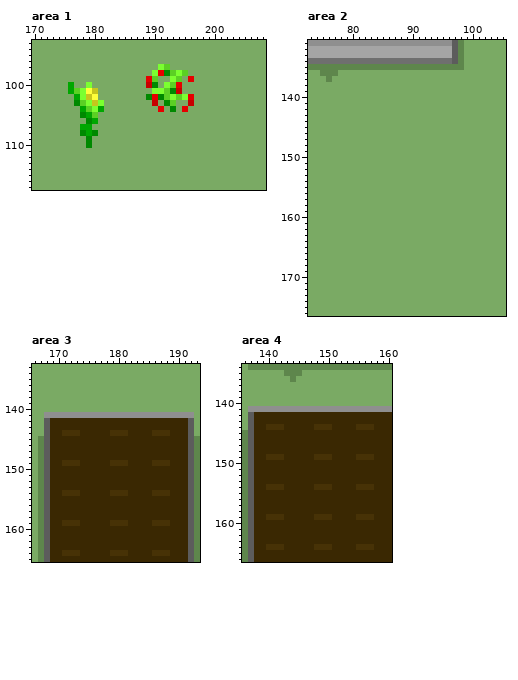
Edited in one commit: pixel-art file (Art Assets/Aseprite Files/experiment-3.aseprite). Above is the file before it was changed.
220x178 pixels, 1 frame. Colours within 5 levels of each other are drawn and written as one. Shown: area 1: x 170..208, y 93..117; area 2: x 73..105, y 131..176; area 3: x 166..193, y 133..165; area 4: x 136..160, y 134..166. The commit also changed other parts of the picture, which this record leaves out.
The same view after the edit:
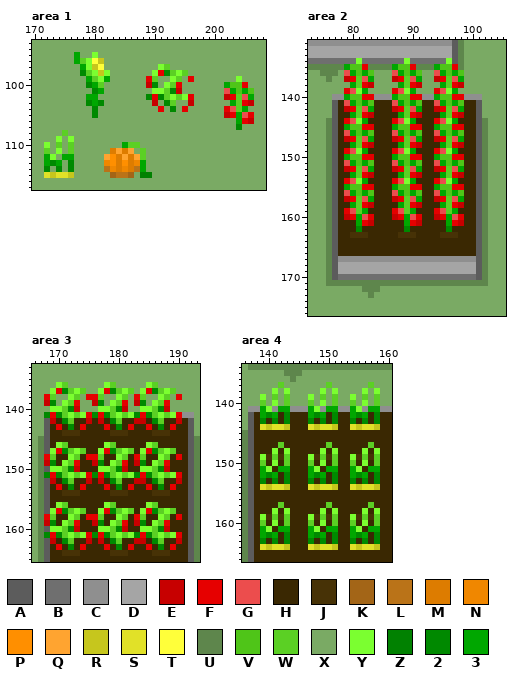
Palette (. is transparent): A #5c5c5c  B #6f6f6f  C #8f8f8f  D #a5a5a5  E #c70000  F #e60000  G #ec4d4d  H #3a2802  J #473206  K #a36517  L #ba7318  M #dd7c00  N #f08700  P #ff8f00  Q #ffa430  R #c6c61d  S #e1e128  T #ffff3a  U #5e864c  V #4fc518  W #5bd024  X #7aaa64  Y #7bff30  Z #018101  2 #008900  3 #00a700
Diff:
Changed rows in their new state; - is an unchanged pixel.
Area 1, layer "Front":
first column x 172:
 95 -----3--Y--------------------------
 96 -----3WYTR-------------------------
 97 ------3YRT-------------------------
 98 ------2WYRY------------------------
 99 -------3WY3---------------------Y--
100 ----X--23W--------------------3VVF-
101 ----XXXX23--------------------G3V3V
102 -----XX33---------------------EFWG3
103 -----XX232---------------------3WFE
104 ------XX2X--------------------FGW3-
105 ------XX2---------------------EF3GF
106 -------XX-----------------------3FE
107 ------XX------------------------2--
108 ---W--XXX--------------------------
109 --Y-Y--X---------------------------
110 Y-W-W--X-----3WW-------------------
111 W-Y-W------MQMQ-W------------------
112 3Y-33-----QPMQMQW------------------
113 323-2-----NPMPMN3------------------
114 2-2-2-----LNMNML3------------------
115 SRSSR------KLLK-ZZ-----------------
Area 2, layers "Front", "BG":
first column x 76:
134 -----Y-------Y------Y------
135 ---3VVF----3VVF---3VVF-----
136 ---G3V3V---G3V3V--G3V3V----
137 ---EFWG3---EFWG3--EFWG3----
138 ----3WFE----3WFE---3WFE----
139 ---FGY3----FGY3---FGY3-----
140 -CC3VVFFCCC3VVFFCC3VVFFCCC-
141 -AHG3V3VHHHG3V3VHHG3V3VHHA-
142 -AHEFWG3HHHEFWG3HHEFWG3HHA-
143 -AHH3WFEHHHH3WFEHHH3WFEHHA-
144 UAHFGY3HHHHFGY3HHHFGY3HHHAU
145 UAH3VVFFHHH3VVFFHH3VVFFHHAU
146 UAHG3V3VHHHG3V3VHHG3V3VHHAU
147 UAHEFWG3HHHEFWG3HHEFWG3HHAU
148 UAHH3WFEHHHH3WFEHHH3WFEHHAU
149 UAHFGY3HHHHFGY3HHHFGY3HHHAU
150 UAH3VVFFHHH3VVFFHH3VVFFHHAU
151 UAHG3V3VHHHG3V3VHHG3V3VHHAU
152 UAHEFWG3HHHEFWG3HHEFWG3HHAU
153 UAHH3WFEHHHH3WFEHHH3WFEHHAU
154 UAHFGY3HHHHFGY3HHHFGY3HHHAU
155 UAH3VVFFHHH3VVFFHH3VVFFHHAU
156 UAHG3V3VHHHG3V3VHHG3V3VHHAU
157 UAHEFWG3HHHEFWG3HHEFWG3HHAU
158 UAHH3WFEHHHH3WFEHHH3WFEHHAU
159 UAHFGW3HHHHFGW3HHHFGW3HHHAU
160 UAHEF3GFHHHEF3GFHHEF3GFHHAU
161 UAHHH3FEHHHHH3FEHHHH3FEHHAU
162 UAHHH2HHHHHHH2HHHHHH2HHHHAU
163 UAHHJJJHHHHHJJJHHHHJJJHHHAU
164 UAHHHHHHHHHHHHHHHHHHHHHHHAU
165 UAHHHHHHHHHHHHHHHHHHHHHHHAU
166 UAHHHHHHHHHHHHHHHHHHHHHHHAU
167 UACCCCCCCCCCCCCCCCCCCCCCCAU
168 UADDDDDDDDDDDDDDDDDDDDDDDAU
169 UADDDDDDDDDDDDDDDDDDDDDDDAU
170 UABBBBBBBBBBBBBBBBBBBBBBBAU
171 UUUUUUUUUUUUUUUUUUUUUUUUUUU
172 ------UUU------------------
173 -------U-------------------
Area 3, layer "Front":
first column x 168:
136 --YW------YW-----YW----
137 -YF2WYW--YF2WYW-YF2WYW-
138 FW--YW-FFW--YW-FW--YW-F
139 E2-YWF--E2-YWF-E2-YWF--
140 -YYW2E---YYW2E--YYW2E--
141 2F2WYWYF2F2WYWY2F2WYWYF
142 -E-2W--E-E-2W--EE-2W--E
143 --F-2-F---F-2-F--F-2-F-
146 --YW------YW-----YW----
147 -YF2WYW--YF2WYW-YF2WYW-
148 FW--YW-FFW--YW-FW--YW-F
149 E2-YWF--E2-YWF-E2-YWF--
150 -YYW2E---YYW2E--YYW2E--
151 2F2WYWYF2F2WYWY2F2WYWYF
152 -E-2W--E-E-2W--EE-2W--E
153 --F-2-F---F-2-F--F-2-F-
156 --YW------YW-----YW----
157 -YF2WYW--YF2WYW-YF2WYW-
158 FW--YW-FFW--YW-FW--YW-F
159 E2-YWF--E2-YWF-E2-YWF--
160 -YYW2E---YYW2E--YYW2E--
161 2F2WYWYF2F2WYWY2F2WYWYF
162 -E-2W--E-E-2W--EE-2W--E
163 --F-2-F---F-2-F--F-2-F-
Area 4, layer "Front":
first column x 139:
137 ---W-------W------W-
138 --Y-Y-----Y-Y----Y-Y
139 Y-W-W---Y-W-W--Y-W-W
140 W-Y-W---W-Y-W--W-Y-W
141 3Y-33---3Y-33--3Y-33
142 323-2---323-2--323-2
143 2-2-2---2-2-2--2-2-2
144 SRSSR---SRSSR--SRSSR
147 ---W-------W------W-
148 --Y-Y-----Y-Y----Y-Y
149 Y-W-W---Y-W-W--Y-W-W
150 W-Y-W---W-Y-W--W-Y-W
151 3Y-33---3Y-33--3Y-33
152 323-2---323-2--323-2
153 2-2-2---2-2-2--2-2-2
154 SRSSR---SRSSR--SRSSR
157 ---W-------W------W-
158 --Y-Y-----Y-Y----Y-Y
159 Y-W-W---Y-W-W--Y-W-W
160 W-Y-W---W-Y-W--W-Y-W
161 3Y-33---3Y-33--3Y-33
162 323-2---323-2--323-2
163 2-2-2---2-2-2--2-2-2
164 SRSSR---SRSSR--SRSSR
Where, in picture pixels (left, top, right, bottom), the same in both pictures:
changed: (44, 52, 152, 178)
changed: (224, 76, 254, 130)
changed: (326, 58, 488, 298)
changed: (44, 382, 182, 550)
changed: (260, 382, 380, 550)
